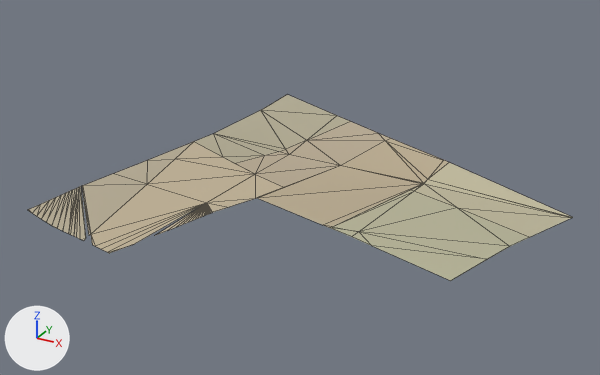
The glTF model assets/malta/countryside/farm_8_13_soil.glb as it was, and as the next commit left it.
Camera for both pictures: a 50 mm lens placed at (294.0, -676.0, 237.0), pointed at (111.0, -344.0, 70.0). Arrows for +X, +Y and +Z are at lower left; the lights stay in place. The older version comes first. Mesh edges are drawn as thin lines. Vertices at exactly the same position are counted once.

Names of what the first picture shows: 'geometry_0'.
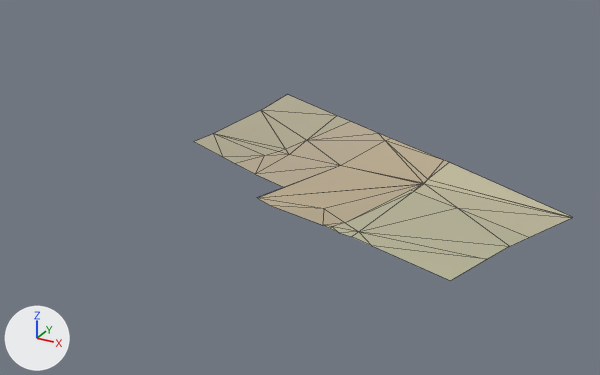
What differs and where, as boxes (x1, y1, x2, y2) in the pictures (600 x 375 px):
'geometry_0', reshaped (30% narrower)
    before: (28, 95, 573, 281)
    after: (194, 95, 573, 281)
part 1 of me_geometry_0, deleted
    before: (28, 186, 86, 241)
part 2 of me_geometry_0, cut back
    before: (82, 142, 423, 253)
    after: (258, 184, 423, 237)

Diff of the bpy script that builds the scene:
```diff
--- a/assets/malta/countryside/farm_8_13_soil.glb.py
+++ b/assets/malta/countryside/farm_8_13_soil.glb.py
@@ me_geometry_0 @@
 # used by ob_geometry_0; location = (0.0, 0.0, 0.0)
-me_geometry_0.from_pydata(...)  # 112 vertices, 127 faces; spans x 19.0..235.0, y -446.0..-224.0, z 64.0..77.0
+me_geometry_0.from_pydata(...)  # 48 vertices, 64 faces; spans x 28.0..235.0, y -407.0..-224.0, z 64.0..77.0
+# me_geometry_0 part 1: the loose piece of 29 vertices spanning x 19.0..61.0, y -444.0..-402.0, z 73.0..74.0 is deleted
+# me_geometry_0 part 2
+# 40 vertices are removed from x 21.0..97.0, y -446.0..-345.0, z 69.0..74.0
+# 52 faces are deleted
+# 5 vertices are added at (149.0, -371.0, 71.0), (152.0, -384.0, 73.0), (159.0, -302.0, 66.0), (130.0, -355.0, 68.0), (108.0, -366.0, 69.0)
+# 16 new faces join them
 me_geometry_0.materials.append(mat_defaultmaterial)
```
